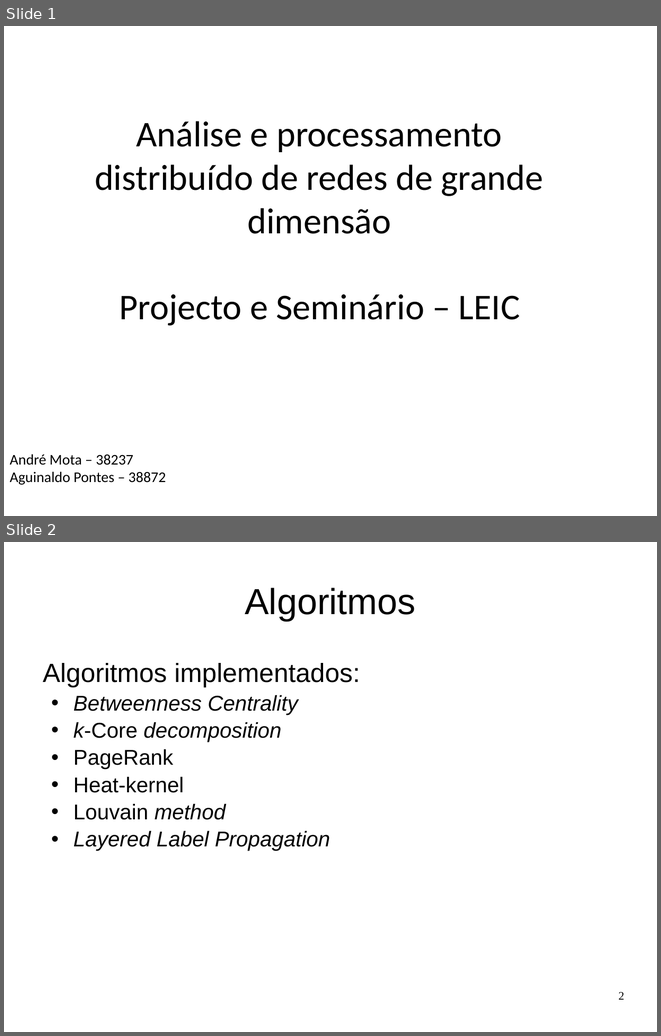
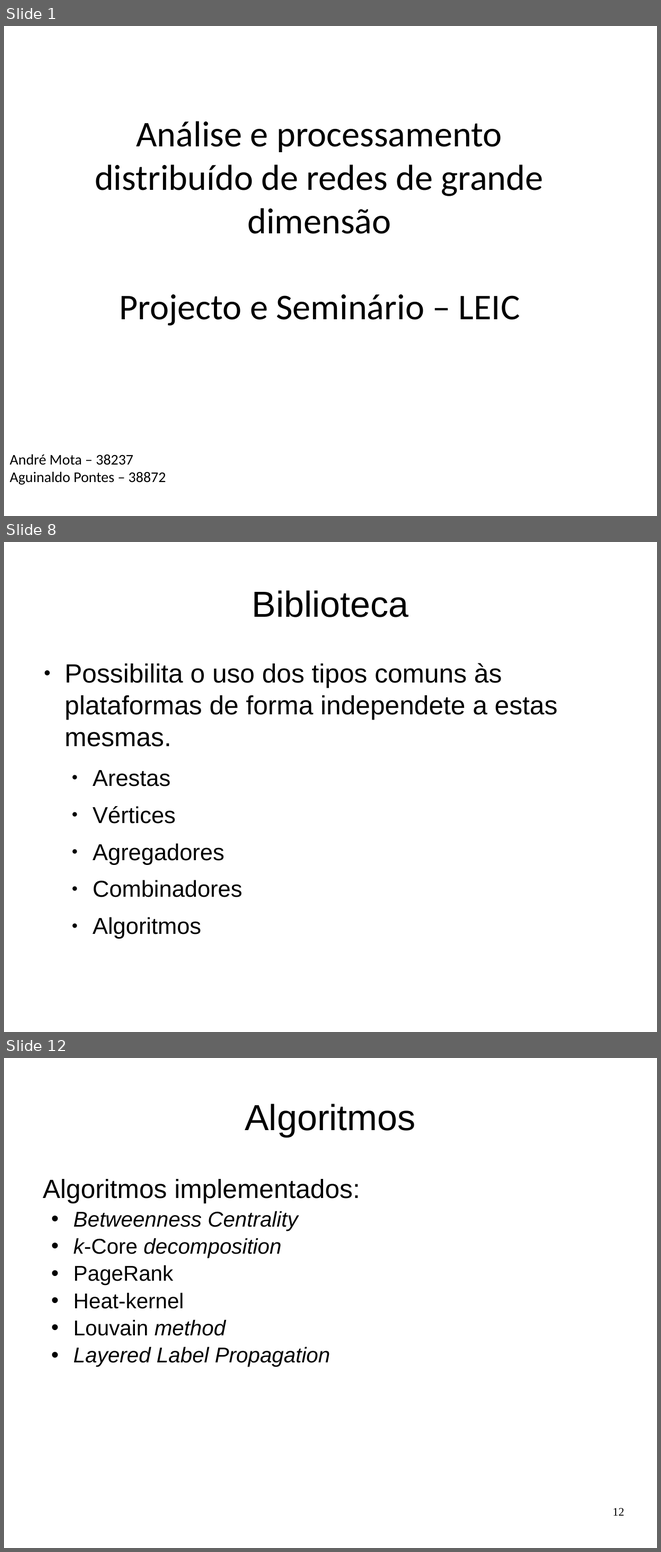
Before and after one commit to andremota/Distributed-Graph-Processing, a slide deck: docs/apresentação/apres.odp. Shown one above the other, each under a label of ours: slides 1 and 2 before the commit, slides 1, 8 and 12 after it; the slides between them are not shown. The pictures are 661x1036 and 661x1552 pixels, drawn with LibreOffice and Linux fonts; fonts in the diff are those of the drawing. Boxes give left, top, right and bottom in pixels: in the first picture for what was removed or moved away, otherwise in the second. Text is boxed around its words. In the diff, an @@ line names an element or a change of style, - is before the commit and + after.

```diff
--- a/docs/apresentação/apres.odp
+++ b/docs/apresentação/apres.odp
@@ slide 8 added at <box>4,542,657,1032</box>, background #FFFFFF @@
@@ title added at <box>252,590,409,617</box>, 44 pt, text #000000 @@
+Biblioteca
@@ text added at <box>64,663,558,938</box>, 32 pt, text #000000 @@
+● Possibilita o uso dos tipos comuns às plataformas de forma independete a estas mesmas.
+  ● Arestas
+  ● Vértices
+  ● Agregadores
+  ● Combinadores
+  ● Algoritmos
@@ what was slide 2 is now slide 12 @@
@@ page number at <box>612,1507,624,1515</box>: text changed @@
-2
+12
```
Also in this commit, not shown: 9 other slides added.
